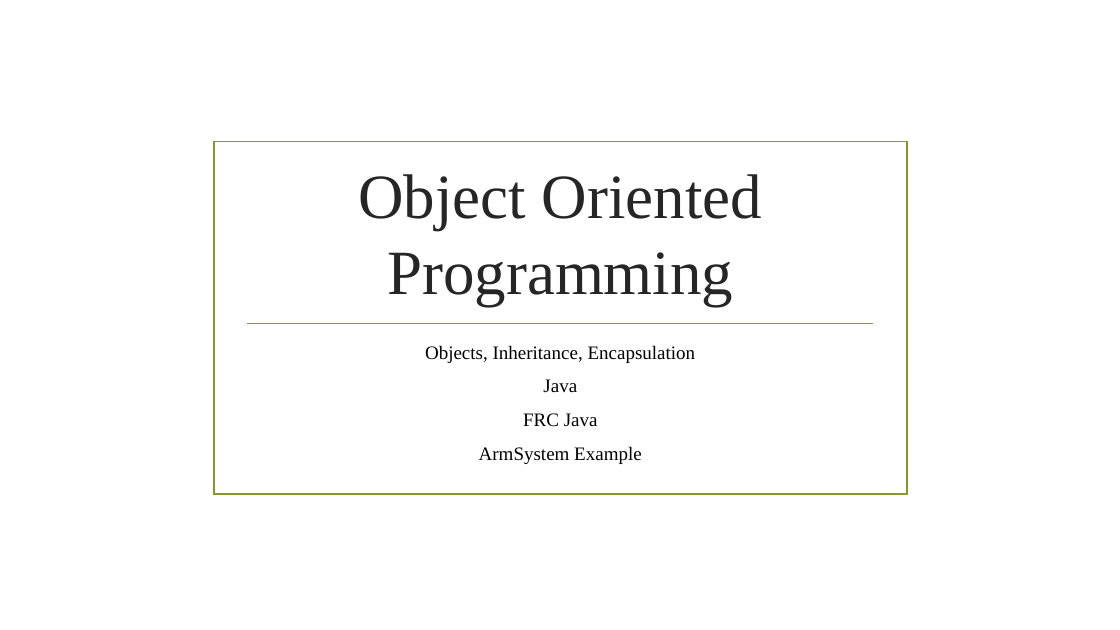
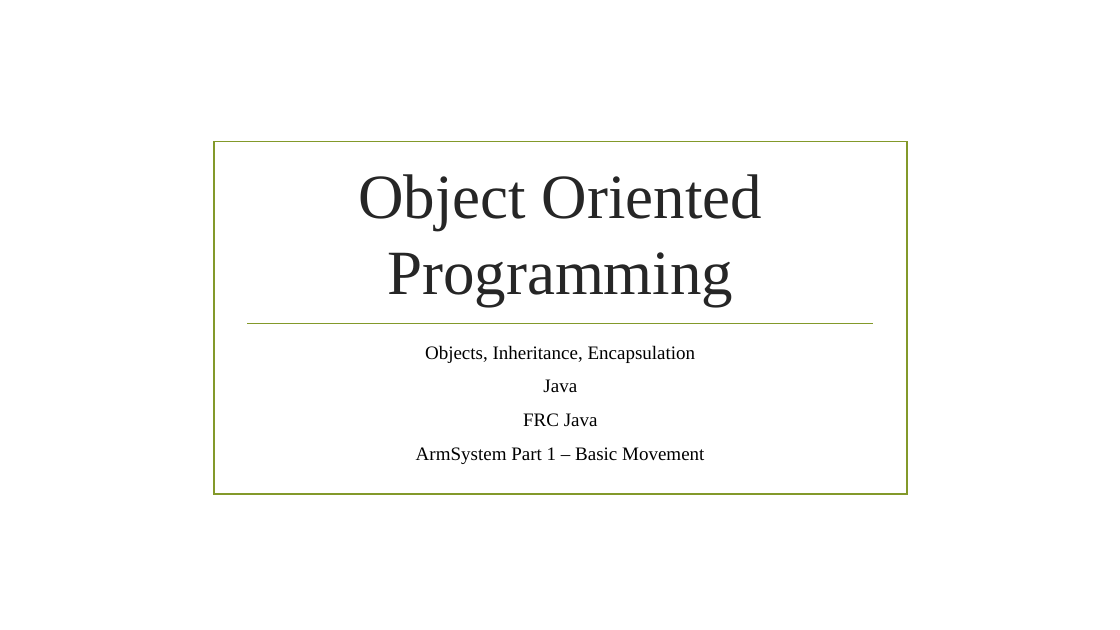
Before and after one commit to 4662FRCRobotics/Training, a slide deck: slide 1 of Object Oriented Programming FRC Context ArmSystem.pptx. Drawn at 1120x630 pixels with LibreOffice and Linux fonts; fonts in the diff are those of the drawing; background and template pictures are left out. Boxes give left, top, right and bottom in pixels: in the first picture for what was removed or moved away, otherwise in the second. Text is boxed around its words. In the diff, an @@ line names an element or a change of style, - is before the commit and + after.

Commit message:
Add eclipse presentations
eclipse screen shots presentations
ArmSystem p2 initialize example

```diff
--- a/Object Oriented Programming FRC Context ArmSystem.pptx
+++ b/Object Oriented Programming FRC Context ArmSystem.pptx
@@ subtitle at (416, 447, 704, 464): text changed @@
-ArmSystem Example
+ArmSystem Part 1 – Basic Movement
```
Also in this commit, not shown: 2 other slides changed, 4 other files.
